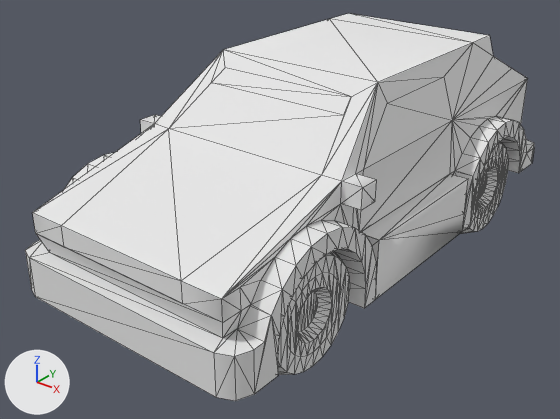
Renders of the OBJ model Assets/Assets/kenney_car-kit/Models/OBJ format/hatchbackSports.obj from each side of a commit.
One viewpoint serves both versions: a 50 mm lens placed at (2.15, -2.98, 2.07), pointed at (-0.09, -0.18, 0.33). Every picture has the same lights, and +X, +Y and +Z are marked at lower left. The older version comes first. Mesh edges are drawn as thin lines. Where no turn or scale is listed for an object, it has been applied to the vertices.

In view in the first picture: 'hatchbackSports'.
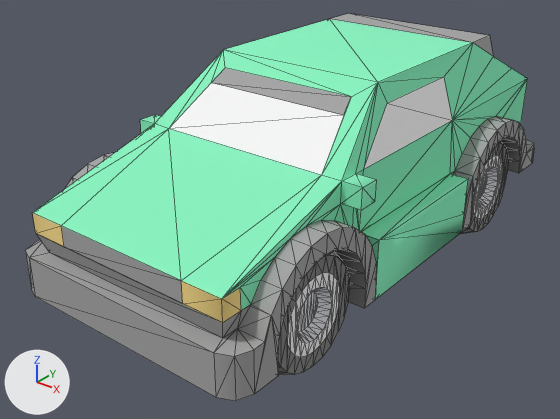
Boxes [x1, y1, x2, y2] around the edits, measured in the pictures (560 x 419 px):
'hatchbackSports', recoloured: [25, 13, 534, 401] in both

The edits, one by one:
Material 'plastic' (mat_plastic) changes colour from white #e7e7e7 to grey #a5a5a5; in linear values from (0.8, 0.8, 0.8) to (0.376, 0.376, 0.376).
Material 'carTire' (mat_cartire) changes colour from white #e7e7e7 to grey #868686; in linear values from (0.8, 0.8, 0.8) to (0.239, 0.239, 0.239).
Material 'paintGreen' (mat_paintgreen) changes colour from white #e7e7e7 to green #88f2c0; in linear values from (0.8, 0.8, 0.8) to (0.247, 0.887, 0.528).
Material 'lightFront' (mat_lightfront) changes colour from white #e7e7e7 to yellow #fbdd8b; in linear values from (0.8, 0.8, 0.8) to (0.961, 0.725, 0.259).
Material 'lightBack' (mat_lightback) changes colour from white #e7e7e7 to beige #ff9f83; in linear values from (0.8, 0.8, 0.8) to (1.0, 0.349, 0.227).
Material 'wheelInside' (mat_wheelinside) changes colour from white #e7e7e7 to white #e7e8ec; in linear values from (0.8, 0.8, 0.8) to (0.796, 0.805, 0.84).
